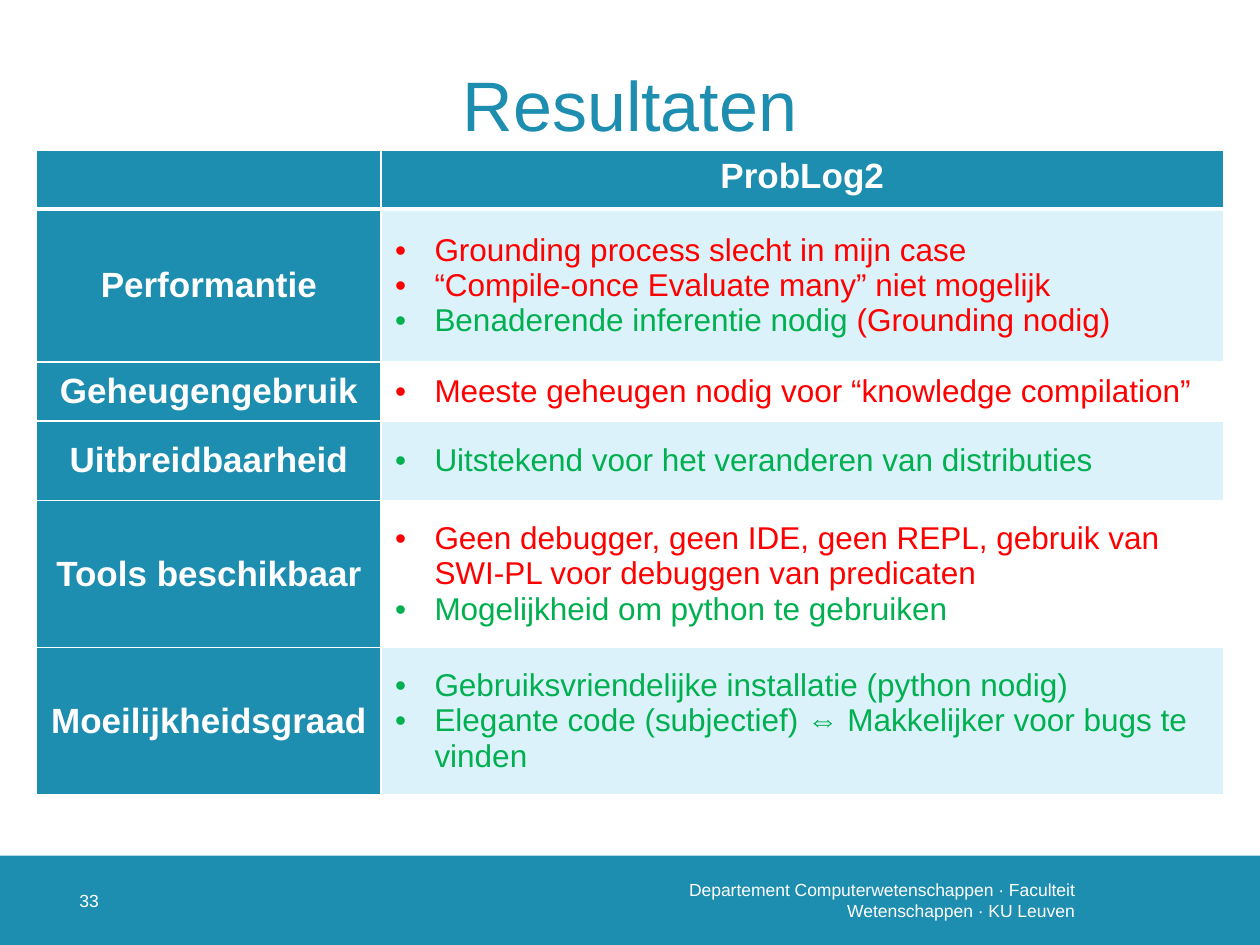
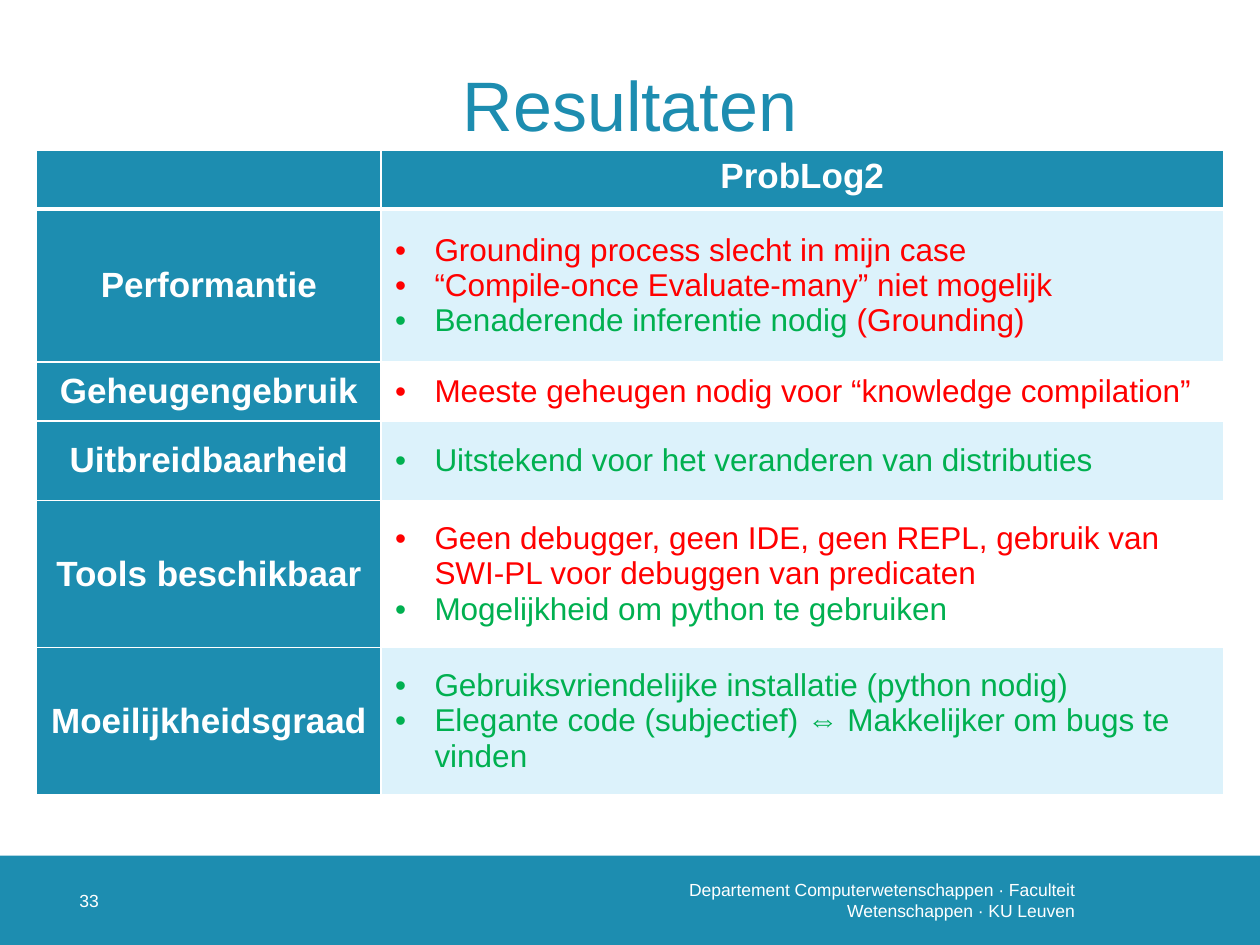
Before and after one commit to susverwimp/T208-Probabilistic-Programming-A-Case-Study, a slide deck: slide 34 of thesis/presentations/2 second/secondv3.pptx. Drawn at 1260x945 pixels with LibreOffice and Linux fonts; fonts in the diff are those of the drawing; background and template pictures are left out. Boxes give left, top, right and bottom in pixels: in the first picture for what was removed or moved away, otherwise in the second. Text is boxed around its words. In the diff, an @@ line names an element or a change of style, - is before the commit and + after.

Commit message:
presentation

```diff
--- a/thesis/presentations/2 second/secondv3.pptx
+++ b/thesis/presentations/2 second/secondv3.pptx
@@ table at [37, 150, 1222, 794] @@
-row 2, column 2: Grounding process slecht in mijn case / “Compile-once Evaluate many” niet mogelijk / Benaderende inferentie nodig (Grounding nodig)
+row 2, column 2: Grounding process slecht in mijn case / “Compile-once Evaluate-many” niet mogelijk / Benaderende inferentie nodig (Grounding)
-row 6, column 2: Gebruiksvriendelijke installatie (python nodig) / Elegante code (subjectief) ⇔ Makkelijker voor bugs te vinden
+row 6, column 2: Gebruiksvriendelijke installatie (python nodig) / Elegante code (subjectief) ⇔ Makkelijker om bugs te vinden
```
Also in this commit, not shown: 2 other slides changed, 1 slide removed.
